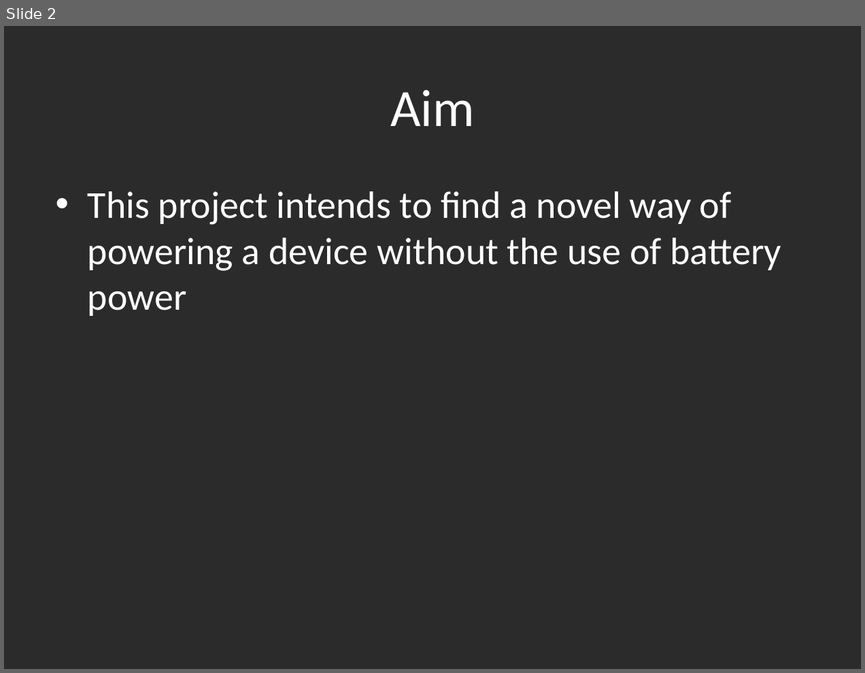
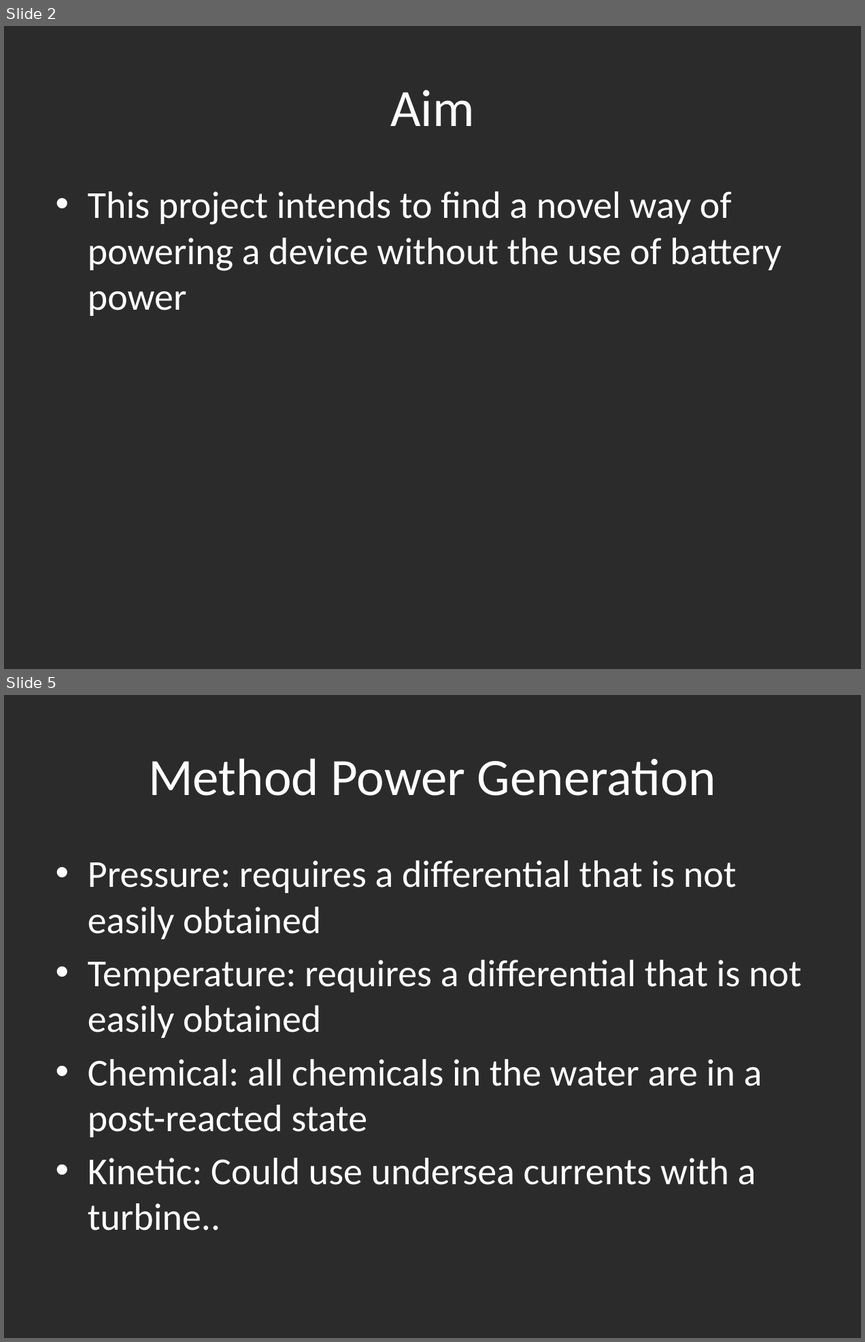
Before and after one commit to mickeyboss123/enel427, a slide deck: Powerpoint for Orals.pptx. Shown one above the other, each under a label of ours: slide 2 before the commit, slides 2 and 5 after it; the slides between them are not shown. The pictures are 865x673 and 865x1342 pixels, drawn with LibreOffice and Linux fonts; fonts in the diff are those of the drawing; background and template pictures are left out; a plain dark background stands for a picture behind light text. Boxes give left, top, right and bottom in pixels: in the first picture for what was removed or moved away, otherwise in the second. Text is boxed around its words. In the diff, an @@ line names an element or a change of style, - is before the commit and + after.

```diff
--- a/Powerpoint for Orals.pptx
+++ b/Powerpoint for Orals.pptx
@@ slide 5 added at <box>4,695,861,1338</box>, background picture (left out) @@
@@ title added at <box>148,758,716,796</box>, 44 pt, text #FFFFFF @@
+Method Power Generation
@@ text added at <box>88,860,802,1230</box>, 32 pt, text #FFFFFF @@
+• Pressure: requires a differential that is not easily obtained
+• Temperature: requires a differential that is not easily obtained
+• Chemical: all chemicals in the water are in a post-reacted state
+• Kinetic: Could use undersea currents with a turbine..
```
Also in this commit, not shown: 1 slide changed, 19 other slides added, 1 slide removed, 4 other files.
